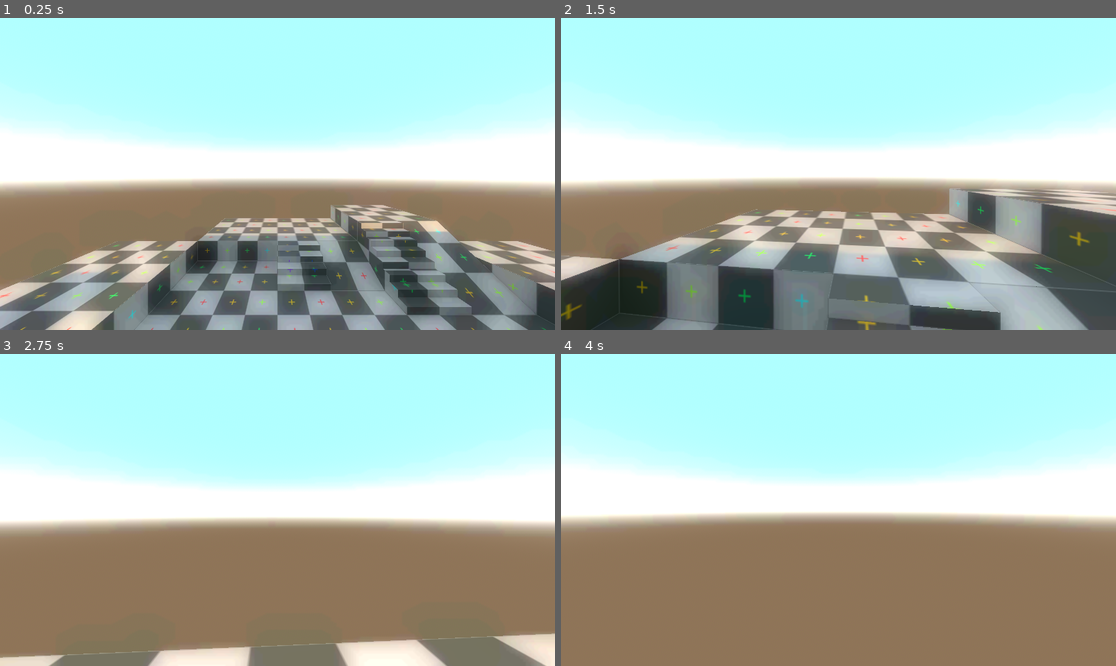
Above: before the commit, frames 1-4 (two rows, left to right).
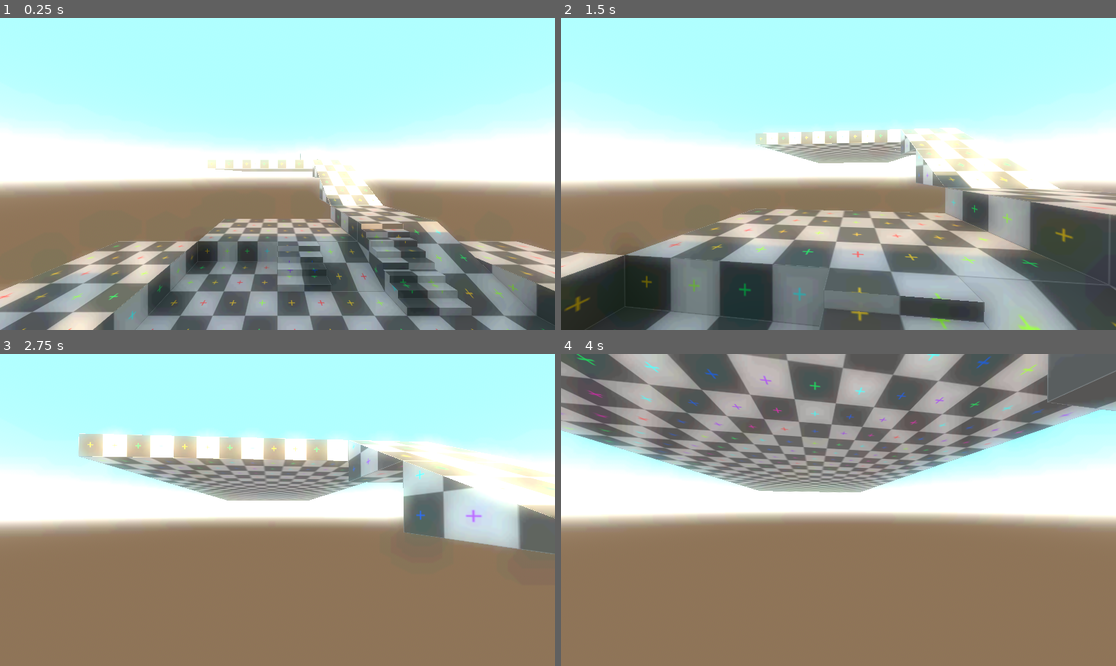
Above: after the commit, the same moments.

Repository: RiciTrix/LoreCraft
Game: Godot game, scene res://Scenes/3D_Playspace.tscn
The game is run twice, just before and just after one commit, with the same random seed, the same clock (stepped at 60 frames per second) and the same inputs. The project has no main scene, so this scene is started directly.
Inputs (mouse positions are in pixels of both pictures, inside the frame that each line leads up to):
- Up to frame 1 (0.25 s): no input
- Up to frame 2 (1.5 s): tap Enter (ui_accept) at 0.5, 0.77, 1.07 s; move the mouse to (866, 174) at 0.52 s; hold Shift (sprint) 0.53-1.28 s; hold W (forward) from 0.53 s (still down); tap C (crouch, bound only after the commit) at 0.8, 1.35 s; move the mouse to (810, 174) at 1.27 s
- Up to frame 3 (2.75 s): keep holding W (forward); tap Enter (ui_accept) at 1.52, 1.55, 1.82, 2.1 s; move the mouse to (288, 503) at 2.02 s; hold Shift (sprint) from 2.03 s (still down)
- Up to frame 4 (4 s): keep holding W (forward); move the mouse to (832, 516) at 2.77 s; release Shift (sprint) at 2.78 s; tap Shift (sprint) at 2.85 s; tap Enter (ui_accept) at 3.02, 3.32, 3.77, 3.8 s; tap C (crouch, bound only after the commit) at 3.05, 3.6 s; move the mouse to (877, 513) at 3.52 s

The runs differ from the first frame. In frame 1, 4.5% of the frame differs, in the area x 0-100%, y 43-100%; in frame 2, 14%; in frame 3, 22%; in frame 4, 34%, in the area x 0-100%, y 0-45%.

Commit message:
Improved Movement
Added sliding and crouching

Diff:
--- a/Scenes/3D_Playspace.tscn
+++ b/Scenes/3D_Playspace.tscn
@@ -79,6 +79,78 @@
 [node name="Modular Floor15" parent="Enviroment" instance=ExtResource("3_4dq5a")]
 transform = Transform3D(1, 0, 0, 0, 1, 0, 0, 0, 1, 0, 1, -12)
 
+[node name="Modular Floor31" parent="Enviroment" instance=ExtResource("3_4dq5a")]
+transform = Transform3D(1, 0, 0, 0, 1, 0, 0, 0, 1, 4, 6, -22)
+
+[node name="Modular Floor32" parent="Enviroment" instance=ExtResource("3_4dq5a")]
+transform = Transform3D(1, 0, 0, 0, 1, 0, 0, 0, 1, 4, 6, -26)
+
+[node name="Modular Floor33" parent="Enviroment" instance=ExtResource("3_4dq5a")]
+transform = Transform3D(1, 0, 0, 0, 1, 0, 0, 0, 1, 4, 6, -30)
+
+[node name="Modular Floor34" parent="Enviroment" instance=ExtResource("3_4dq5a")]
+transform = Transform3D(1, 0, 0, 0, 1, 0, 0, 0, 1, 4, 6, -34)
+
+[node name="Modular Floor35" parent="Enviroment" instance=ExtResource("3_4dq5a")]
+transform = Transform3D(1, 0, 0, 0, 1, 0, 0, 0, 1, 0, 6, -34)
+
+[node name="Modular Floor36" parent="Enviroment" instance=ExtResource("3_4dq5a")]
+transform = Transform3D(1, 0, 0, 0, 1, 0, 0, 0, 1, 0, 6, -30)
+
+[node name="Modular Floor37" parent="Enviroment" instance=ExtResource("3_4dq5a")]
+transform = Transform3D(1, 0, 0, 0, 1, 0, 0, 0, 1, 0, 6, -26)
+
+[node name="Modular Floor38" parent="Enviroment" instance=ExtResource("3_4dq5a")]
+transform = Transform3D(1, 0, 0, 0, 1, 0, 0, 0, 1, 0, 6, -22)
+
+[node name="Modular Floor39" parent="Enviroment" instance=ExtResource("3_4dq5a")]
+transform = Transform3D(1, 0, 0, 0, 1, 0, 0, 0, 1, 0, 6, -38)
+
+[node name="Modular Floor40" parent="Enviroment" instance=ExtResource("3_4dq5a")]
+transform = Transform3D(1, 0, 0, 0, 1, 0, 0, 0, 1, 4, 6, -38)
+
+[node name="Modular Floor41" parent="Enviroment" instance=ExtResource("3_4dq5a")]
+transform = Transform3D(1, 0, 0, 0, 1, 0, 0, 0, 1, 4, 6, -42)
+
+[node name="Modular Floor42" parent="Enviroment" instance=ExtResource("3_4dq5a")]
+transform = Transform3D(1, 0, 0, 0, 1, 0, 0, 0, 1, 0, 6, -42)
+
+[node name="Modular Floor43" parent="Enviroment" instance=ExtResource("3_4dq5a")]
+transform = Transform3D(1, 0, 0, 0, 1, 0, 0, 0, 1, -4, 6, -34)
+
+[node name="Modular Floor44" parent="Enviroment" instance=ExtResource("3_4dq5a")]
+transform = Transform3D(1, 0, 0, 0, 1, 0, 0, 0, 1, -4, 6, -30)
+
+[node name="Modular Floor45" parent="Enviroment" instance=ExtResource("3_4dq5a")]
+transform = Transform3D(1, 0, 0, 0, 1, 0, 0, 0, 1, -4, 6, -26)
+
+[node name="Modular Floor46" parent="Enviroment" instance=ExtResource("3_4dq5a")]
+transform = Transform3D(1, 0, 0, 0, 1, 0, 0, 0, 1, -4, 6, -22)
+
+[node name="Modular Floor47" parent="Enviroment" instance=ExtResource("3_4dq5a")]
+transform = Transform3D(1, 0, 0, 0, 1, 0, 0, 0, 1, -4, 6, -38)
+
+[node name="Modular Floor48" parent="Enviroment" instance=ExtResource("3_4dq5a")]
+transform = Transform3D(1, 0, 0, 0, 1, 0, 0, 0, 1, -4, 6, -42)
+
+[node name="Modular Floor49" parent="Enviroment" instance=ExtResource("3_4dq5a")]
+transform = Transform3D(1, 0, 0, 0, 1, 0, 0, 0, 1, -8, 6, -34)
+
+[node name="Modular Floor50" parent="Enviroment" instance=ExtResource("3_4dq5a")]
+transform = Transform3D(1, 0, 0, 0, 1, 0, 0, 0, 1, -8, 6, -30)
+
+[node name="Modular Floor51" parent="Enviroment" instance=ExtResource("3_4dq5a")]
+transform = Transform3D(1, 0, 0, 0, 1, 0, 0, 0, 1, -8, 6, -26)
+
+[node name="Modular Floor52" parent="Enviroment" instance=ExtResource("3_4dq5a")]
+transform = Transform3D(1, 0, 0, 0, 1, 0, 0, 0, 1, -8, 6, -22)
+
+[node name="Modular Floor53" parent="Enviroment" instance=ExtResource("3_4dq5a")]
+transform = Transform3D(1, 0, 0, 0, 1, 0, 0, 0, 1, -8, 6, -38)
+
+[node name="Modular Floor54" parent="Enviroment" instance=ExtResource("3_4dq5a")]
+transform = Transform3D(1, 0, 0, 0, 1, 0, 0, 0, 1, -8, 6, -42)
+
 [node name="Modular Floor16" parent="Enviroment" instance=ExtResource("3_4dq5a")]
 transform = Transform3D(1, 0, 0, 0, 1, 0, 0, 0, 1, -4, 1, -12)
 
@@ -124,6 +196,18 @@
 [node name="Modular Slope Medium" parent="Enviroment" instance=ExtResource("4_pk1te")]
 transform = Transform3D(1, 0, 0, 0, 1, 0, 0, 0, 1, 6, 0, -8)
 
+[node name="Modular Slope Medium2" parent="Enviroment" instance=ExtResource("4_pk1te")]
+transform = Transform3D(1, 0, 0, 0, 1, 0, 0, 0, 1, 6, 2, -15)
+
+[node name="Modular Slope Medium3" parent="Enviroment" instance=ExtResource("4_pk1te")]
+transform = Transform3D(1, 0, 0, 0, 1, 0, 0, 0, 1, 4, 2, -15)
+
+[node name="Modular Slope Medium4" parent="Enviroment" instance=ExtResource("4_pk1te")]
+transform = Transform3D(1, 0, 0, 0, 1, 0, 0, 0, 1, 4, 4, -18)
+
+[node name="Modular Slope Medium5" parent="Enviroment" instance=ExtResource("4_pk1te")]
+transform = Transform3D(1, 0, 0, 0, 1, 0, 0, 0, 1, 6, 4, -18)
+
 [node name="Modular Stairs Medium" parent="Enviroment" instance=ExtResource("5_5omfa")]
 transform = Transform3D(1, 0, 0, 0, 1, 0, 0, 0, 1, 4, 0, -8)
 
@@ -135,6 +219,42 @@
 
 [node name="Test Cube 1x1" parent="Enviroment" instance=ExtResource("8_2arvc")]
 transform = Transform3D(1, 0, 0, 0, 1, 0, 0, 0, 1, -7, 1, 0)
+
+[node name="Test Cube 1x5" parent="Enviroment" instance=ExtResource("8_2arvc")]
+transform = Transform3D(1, 0, 0, 0, 1, 0, 0, 0, 1, 9, 1, 0)
+
+[node name="Test Cube 1x6" parent="Enviroment" instance=ExtResource("8_2arvc")]
+transform = Transform3D(1, 0, 0, 0, 1, 0, 0, 0, 1, 9, 1, -3)
+
+[node name="Test Cube 1x7" parent="Enviroment" instance=ExtResource("8_2arvc")]
+transform = Transform3D(1, 0, 0, 0, 1, 0, 0, 0, 1, 9, 2, -3)
+
+[node name="Test Cube 1x8" parent="Enviroment" instance=ExtResource("8_2arvc")]
+transform = Transform3D(1, 0, 0, 0, 1, 0, 0, 0, 1, 9, 2, -2)
+
+[node name="Test Cube 1x9" parent="Enviroment" instance=ExtResource("8_2arvc")]
+transform = Transform3D(1, 0, 0, 0, 1, 0, 0, 0, 1, 9, 2, -1)
+
+[node name="Test Cube 1x10" parent="Enviroment" instance=ExtResource("8_2arvc")]
+transform = Transform3D(1, 0, 0, 0, 1, 0, 0, 0, 1, 9, 2, 0)
+
+[node name="Test Cube 1x11" parent="Enviroment" instance=ExtResource("8_2arvc")]
+transform = Transform3D(-4.37114e-08, 0, -1, 0, 1, 0, 1, 0, -4.37114e-08, 5.0029, 6, -27.9758)
+
+[node name="Test Cube 1x12" parent="Enviroment" instance=ExtResource("8_2arvc")]
+transform = Transform3D(-4.37114e-08, 0, -1, 0, 1, 0, 1, 0, -4.37114e-08, 8.0029, 6, -27.9758)
+
+[node name="Test Cube 1x13" parent="Enviroment" instance=ExtResource("8_2arvc")]
+transform = Transform3D(-4.37114e-08, 0, -1, 0, 1, 0, 1, 0, -4.37114e-08, 8.0029, 7, -27.9758)
+
+[node name="Test Cube 1x14" parent="Enviroment" instance=ExtResource("8_2arvc")]
+transform = Transform3D(-4.37114e-08, 0, -1, 0, 1, 0, 1, 0, -4.37114e-08, 7.0029, 7, -27.9758)
+
+[node name="Test Cube 1x15" parent="Enviroment" instance=ExtResource("8_2arvc")]
+transform = Transform3D(-4.37114e-08, 0, -1, 0, 1, 0, 1, 0, -4.37114e-08, 6.0029, 7, -27.9758)
+
+[node name="Test Cube 1x16" parent="Enviroment" instance=ExtResource("8_2arvc")]
+transform = Transform3D(-4.37114e-08, 0, -1, 0, 1, 0, 1, 0, -4.37114e-08, 5.0029, 7, -27.9758)
 
 [node name="Test Cube 1x2" parent="Enviroment" instance=ExtResource("8_2arvc")]
 transform = Transform3D(1, 0, 0, 0, 1, 0, 0, 0, 1, 5, 1, 5)
@@ -196,11 +316,12 @@
 light_bake_mode = 1
 shadow_enabled = true
 
-[node name="Player" parent="." instance=ExtResource("2_yd8mt")]
+[node name="Player" parent="." node_paths=PackedStringArray("cam") instance=ExtResource("2_yd8mt")]
 transform = Transform3D(1, 0, 0, 0, 1, 0, 0, 0, 1, 0, 3, 0)
-walkSpeed = 3.0
+walkSpeed = 4.0
 sprintSpeed = 6.0
-acceleration = 0.9
+acceleration = 10.0
+cam = NodePath("../CameraMain/CameraPivot/Camera3D")
 
 [node name="WorldEnvironment" type="WorldEnvironment" parent="."]
 environment = ExtResource("3_hkgyb")
--- a/Scenes/Character.tscn
+++ b/Scenes/Character.tscn
@@ -6,20 +6,33 @@
 radius = 0.3
 height = 1.8
 
+[sub_resource type="SphereShape3D" id="SphereShape3D_lx6ks"]
+radius = 0.4
+
 [sub_resource type="CapsuleMesh" id="CapsuleMesh_1c1m2"]
 radius = 0.3
 height = 1.8
 
-[node name="Player" type="CharacterBody3D"]
+[node name="Player" type="CharacterBody3D" node_paths=PackedStringArray("main_collider", "crouch_collider")]
 script = ExtResource("1_fips4")
+main_collider = NodePath("CollisionShape3D")
+crouch_collider = NodePath("CrouchShape")
 
 [node name="CameraFollow" type="Node3D" parent="."]
 transform = Transform3D(1, 0, 0, 0, 1, 0, 0, 0, 1, 0, 1.63582, 0)
+
+[node name="CameraFollowCrouch" type="Node3D" parent="."]
+transform = Transform3D(1, 0, 0, 0, 1, 0, 0, 0, 1, 0, 0.709361, 0)
 
 [node name="CollisionShape3D" type="CollisionShape3D" parent="."]
 transform = Transform3D(1, 0, 0, 0, 1, 0, 0, 0, 1, 0, 1, 0)
 shape = SubResource("CapsuleShape3D_vjeup")
 
+[node name="CrouchShape" type="CollisionShape3D" parent="."]
+transform = Transform3D(1, 0, 0, 0, 1, 0, 0, 0, 1, 0, 0.488743, 0)
+shape = SubResource("SphereShape3D_lx6ks")
+disabled = true
+
 [node name="MeshInstance3D" type="MeshInstance3D" parent="."]
 transform = Transform3D(1, 0, 0, 0, 1, 0, 0, 0, 1, 0, 1, 0)
 mesh = SubResource("CapsuleMesh_1c1m2")
--- a/Scenes/camera_3d.gd
+++ b/Scenes/camera_3d.gd
@@ -1,4 +1,5 @@
 extends Camera3D
+class_name PlayerCamera
 
 @export_group("Setup")
 @export var rootNode: CharacterBody3D
@@ -15,6 +16,8 @@
 	Input.mouse_mode = Input.MOUSE_MODE_CAPTURED
 	followPos = rootNode.get_child(0)
 
+func updateFollowPos(node : Node3D):
+	followPos = node
 
 # Called every frame. 'delta' is the elapsed time since the previous frame.
 func _process(delta):
--- a/Scenes/characterController.gd
+++ b/Scenes/characterController.gd
@@ -3,48 +3,98 @@
 @export var walkSpeed : float
 @export var sprintSpeed : float
 @export var acceleration : float
+@export var main_collider: CollisionShape3D
+@export var crouch_collider: CollisionShape3D
+@export var cam : PlayerCamera
+
 
 var SPEED = 5.0
 const JUMP_VELOCITY = 4.5
+var slideDir
 
+@onready var exitingSlide: bool = false
 @onready var sprinting : bool = false
-
+@onready var crouching: bool = false
+@onready var sliding: bool = false
+func stopSlide(resetVelocity: bool):
+	main_collider.disabled = false
+	crouch_collider.disabled = true
+	cam.updateFollowPos($CameraFollow)
+	sliding = false
+	exitingSlide = true
+	SPEED = walkSpeed
+	if resetVelocity:
+		velocity.x = move_toward(velocity.x, 0, acceleration)
+		velocity.z = move_toward(velocity.z, 0, acceleration)
+	await get_tree().create_timer(0.5, true, true, false).timeout
+	exitingSlide = false
 
 func _physics_process(delta):
 	# Handle jump.
+
+	move_and_slide()
+
 	if Input.is_action_just_pressed("ui_accept") and is_on_floor():
 		velocity.y = JUMP_VELOCITY
-
-	if Input.is_action_pressed("sprint") and is_on_floor():
-		SPEED = sprintSpeed
-		sprinting = true
-	elif is_on_floor():
-		SPEED = walkSpeed
-		sprinting = false
-
+		if sliding && !exitingSlide:
+			stopSlide(false)
 	# Get the input direction and handle the movement/deceleration.
 	# As good practice, you should replace UI actions with custom gameplay actions.
 	var input_dir = Input.get_vector("left", "right", "forward", "down")
 	var direction = (transform.basis * Vector3(input_dir.x, 0, input_dir.y)).normalized()
 
-	if is_on_floor():
-		if direction:
-			velocity.x += SPEED * direction.x * acceleration
-			velocity.z += SPEED * direction.z * acceleration
-		if direction.x == 0:
-			velocity.x = move_toward(velocity.x, 0, acceleration)
-		if direction.z == 0:
-			velocity.z = move_toward(velocity.z, 0, acceleration)
-
-	elif not is_on_floor():
+	if not is_on_floor():
 		velocity += get_gravity() * delta
 		if direction:
-			velocity.x += (SPEED / 2) * direction.x
-			velocity.z += (SPEED / 2) * direction.z
+			velocity.x += (SPEED) * direction.x * acceleration * delta
+			velocity.z += (SPEED) * direction.z * acceleration * delta
+
+	if !sliding:
+		if Input.is_action_pressed("sprint") and is_on_floor() and not crouching:
+			SPEED = sprintSpeed
+			sprinting = true
+		elif is_on_floor():
+			SPEED = walkSpeed
+			sprinting = false
+
+		if Input.is_action_just_pressed("crouch") && is_on_floor():
+			if sprinting:
+				sliding = true
+				slideDir = direction.z
+			else:
+				crouching = !crouching
+				if crouching:
+					main_collider.disabled = true
+					crouch_collider.disabled = false
+					cam.updateFollowPos($CameraFollowCrouch)
+				else:
+					main_collider.disabled = false
+					crouch_collider.disabled = true
+					cam.updateFollowPos($CameraFollow)
+
+		if is_on_floor() and !exitingSlide:
+			if direction:
+				velocity.x += direction.x * acceleration
+				velocity.z += direction.z * acceleration
+			if direction.x == 0:
+				velocity.x = move_toward(velocity.x, 0, acceleration * delta)
+			if direction.z == 0:
+				velocity.z = move_toward(velocity.z, 0, acceleration * delta)
+
+	elif sliding:
+		if Input.is_action_just_pressed("crouch"):
+			if !exitingSlide:
+				stopSlide(true)
+		else:
+			main_collider.disabled = true
+			crouch_collider.disabled = false
+			cam.updateFollowPos($CameraFollowCrouch)
+			SPEED = walkSpeed;
+			velocity.z += (slideDir * SPEED * delta)
+			await get_tree().create_timer(2, true, true, false).timeout
+			if !exitingSlide and sliding:
+				stopSlide(true)
 
 	if direction:
 		velocity.x = clampf(velocity.x, -SPEED * abs(direction.x), SPEED * abs(direction.x))
 		velocity.z = clampf(velocity.z, -SPEED * abs(direction.z), SPEED * abs(direction.z))
-	print(velocity)
-
-	move_and_slide()
--- a/project.godot
+++ b/project.godot
@@ -46,3 +46,13 @@
 "events": [Object(InputEventKey,"resource_local_to_scene":false,"resource_name":"","device":-1,"window_id":0,"alt_press …(195 unchanged characters)…
 ]
 }
+crouch={
+"deadzone": 0.5,
+"events": [Object(InputEventKey,"resource_local_to_scene":false,"resource_name":"","device":-1,"window_id":0,"alt_pressed":false,"shift_pressed":false,"ctrl_pressed":false,"meta_pressed":false,"pressed":false,"keycode":0,"physical_keycode":67,"key_label":0,"unicode":99,"location":0,"echo":false,"script":null)
+, Object(InputEventKey,"resource_local_to_scene":false,"resource_name":"","device":-1,"window_id":0,"alt_pressed":false,"shift_pressed":false,"ctrl_pressed":false,"meta_pressed":false,"pressed":false,"keycode":0,"physical_keycode":4194326,"key_label":0,"unicode":0,"location":0,"echo":false,"script":null)
+]
+}
+
+[physics]
+
+common/physics_ticks_per_second=128
Not shown: 1 places in Scenes/Character.tscn that only renumber resources
